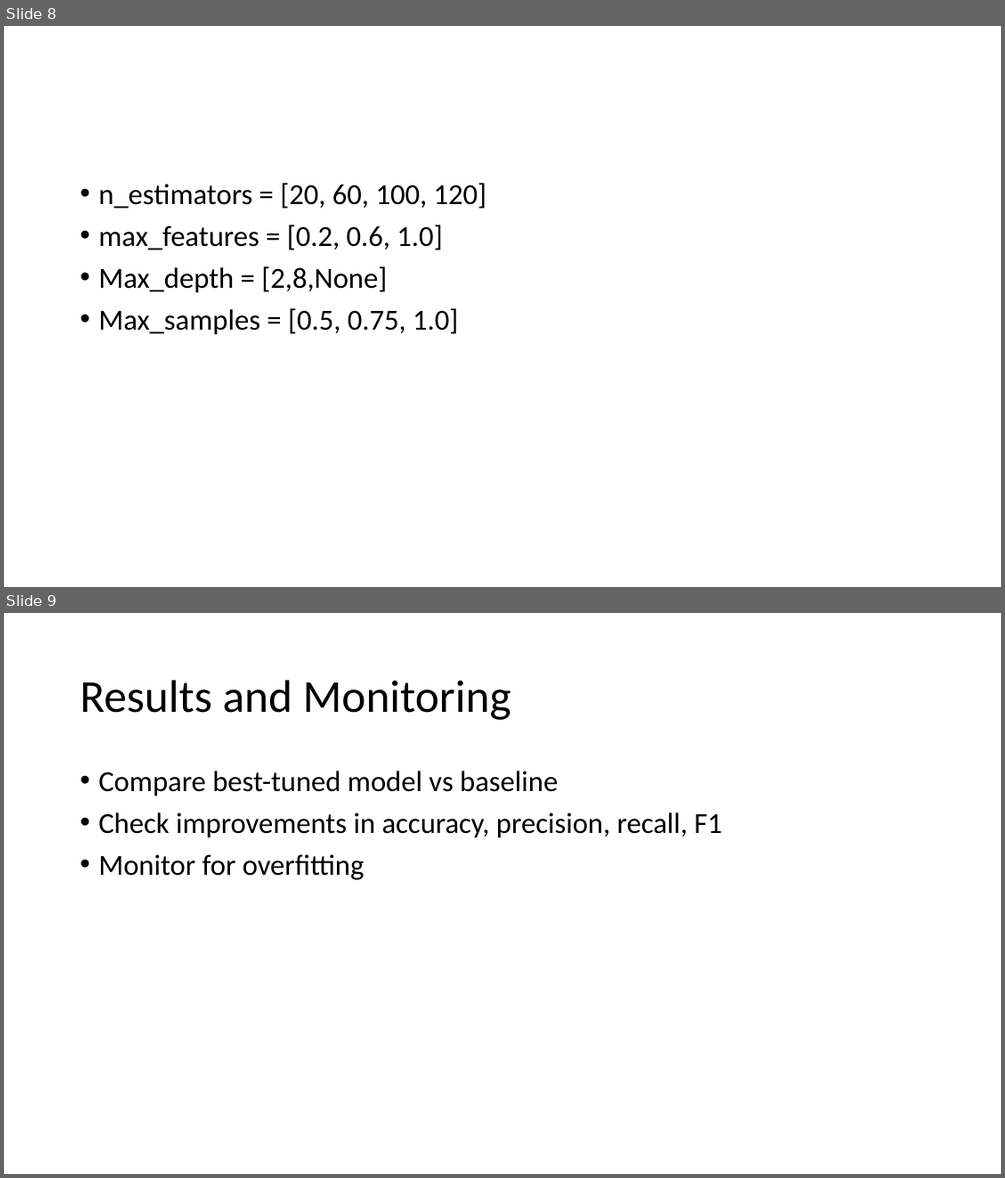
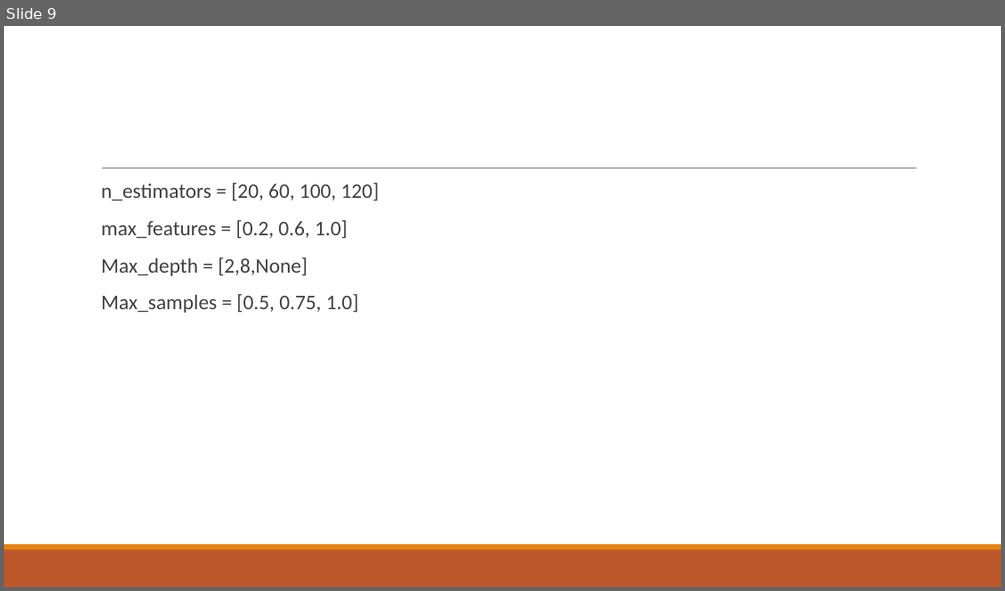
Before and after one commit to SubashSah/AI-Intern-2025, a slide deck: Task 3/Fine-tuning model.pptx. Shown one above the other, each under a label of ours: slides 8 and 9 before the commit, slide 9 after it. The pictures are 1005x1178 and 1005x591 pixels, drawn with LibreOffice and Linux fonts; fonts in the diff are those of the drawing. Boxes give left, top, right and bottom in pixels: in the first picture for what was removed or moved away, otherwise in the second. Text is boxed around its words. In the diff, an @@ line names an element or a change of style, - is before the commit and + after.

Commit message:
Updated hyperparameter tuning and model fine-tuning

```diff
--- a/Task 3/Fine-tuning model.pptx
+++ b/Task 3/Fine-tuning model.pptx
@@ slide 9 removed at [4, 613, 1001, 1174], background #FFFFFF @@
@@ title removed at [80, 680, 511, 720] @@
-Results and Monitoring
@@ text removed at [98, 771, 722, 880] @@
-• Compare best-tuned model vs baseline
-• Check improvements in accuracy, precision, recall, F1
-• Monitor for overfitting
@@ what was slide 8 is now slide 9 @@
@@ slide 9 changed as well @@
@@ text "n_estimators = [20, 60, 100, ..." at [101, 183, 380, 313]: size 28 to 20 pt, text colour #000000 to #404040; bullet • to  ; more space between paragraphs @@
@@ line added from (102, 168) to (917, 168), #808080 0.5 pt @@
@@ rectangle added at [4, 549, 1001, 587], fill #BD582C @@
@@ rectangle added at [4, 544, 1001, 549], fill #E48312 @@
```
Also in this commit, not shown: 7 other slides changed, 5 slides added, 1 other slide removed.
